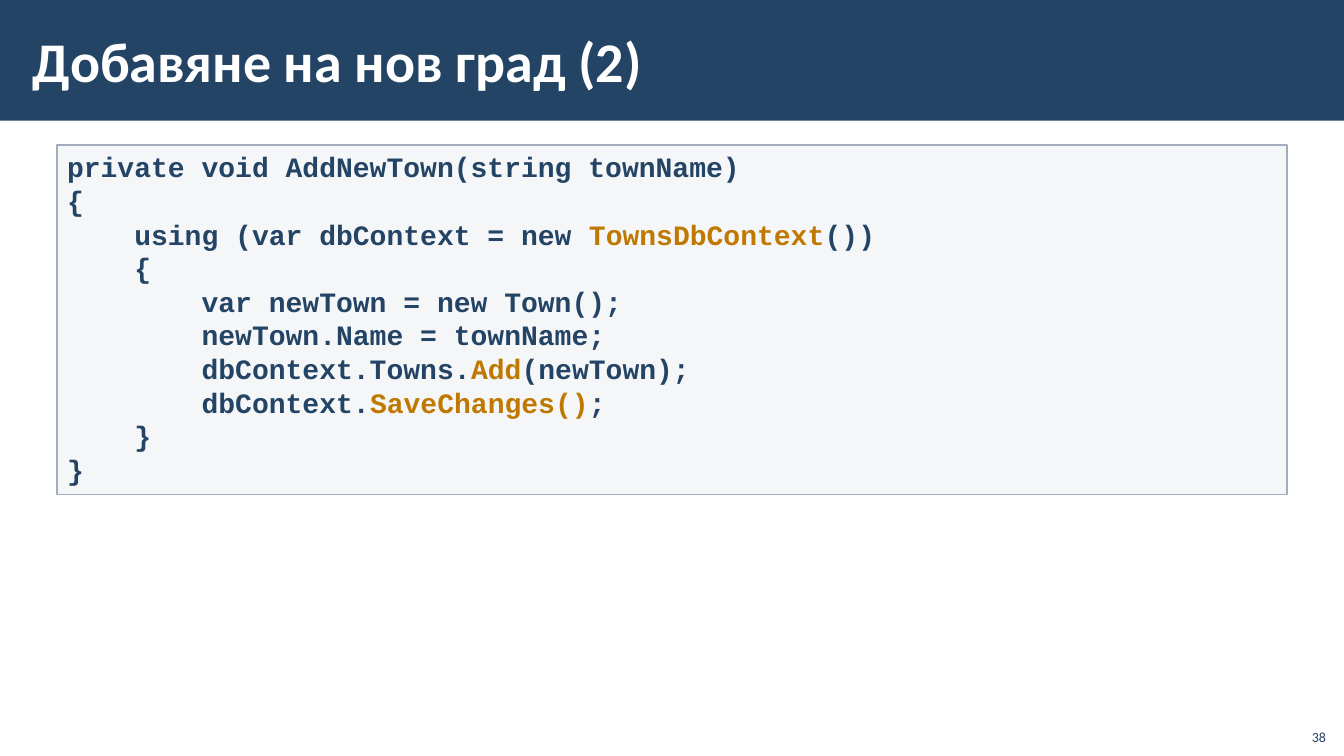
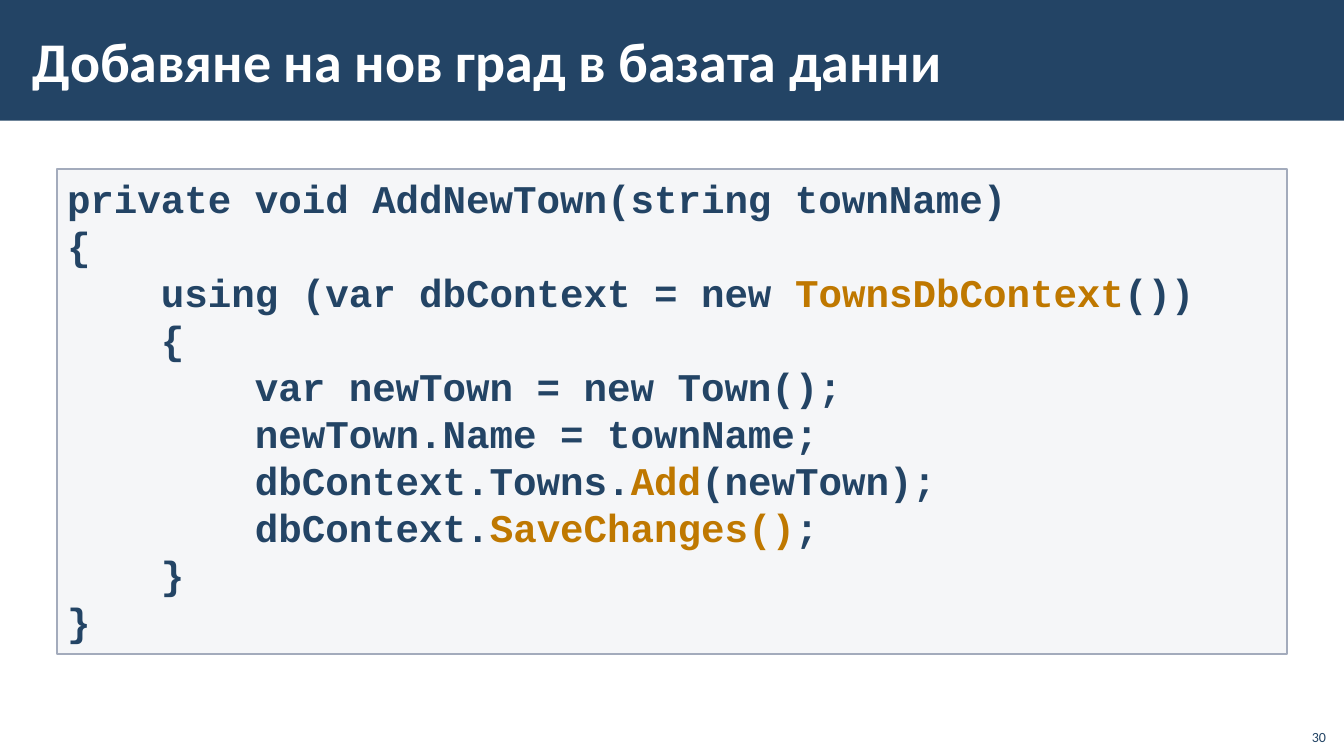
Before and after one commit to BG-IT-Edu/School-Programming, a slide deck: slide 30 of Courses/Software-Sciences/Module-4-Information-Systems-New/06-CRUD-with-EF-and-Windows-Forms/06-CRUD-with-EF-Core-and-Windows-Forms.pptx (slide 38 before the commit). Drawn at 1344x756 pixels with LibreOffice and Linux fonts; fonts in the diff are those of the drawing; background and template pictures are left out. Boxes give left, top, right and bottom in pixels: in the first picture for what was removed or moved away, otherwise in the second. Text is boxed around its words. In the diff, an @@ line names an element or a change of style, - is before the commit and + after.

```diff
--- a/Courses/Software-Sciences/Module-4-Information-Systems-New/06-CRUD-with-EF-and-Windows-Forms/06-CRUD-with-EF-Core-and-Windows-Forms.pptx
+++ b/Courses/Software-Sciences/Module-4-Information-Systems-New/06-CRUD-with-EF-and-Windows-Forms/06-CRUD-with-EF-Core-and-Windows-Forms.pptx
@@ title at [33, 43, 941, 91]: text changed @@
-Добавяне на нов град (2)
+Добавяне на нов град в базата данни
@@ rectangle "private void AddNewTown(string townName)": place and size @@
-rectangle "private void AddNewTown(string townName)" at [57, 145, 1288, 495]
+rectangle "private void AddNewTown(string townName)" at [57, 169, 1288, 654]
@@ rectangle "private void AddNewTown(string townName)" at [57, 169, 1288, 654]: size 20 to 28 pt @@
@@ page number at [1312, 733, 1326, 742]: text changed @@
-38
+30
```
Also in this commit, not shown: 26 other slides changed, 1 slide added, 9 slides removed.
